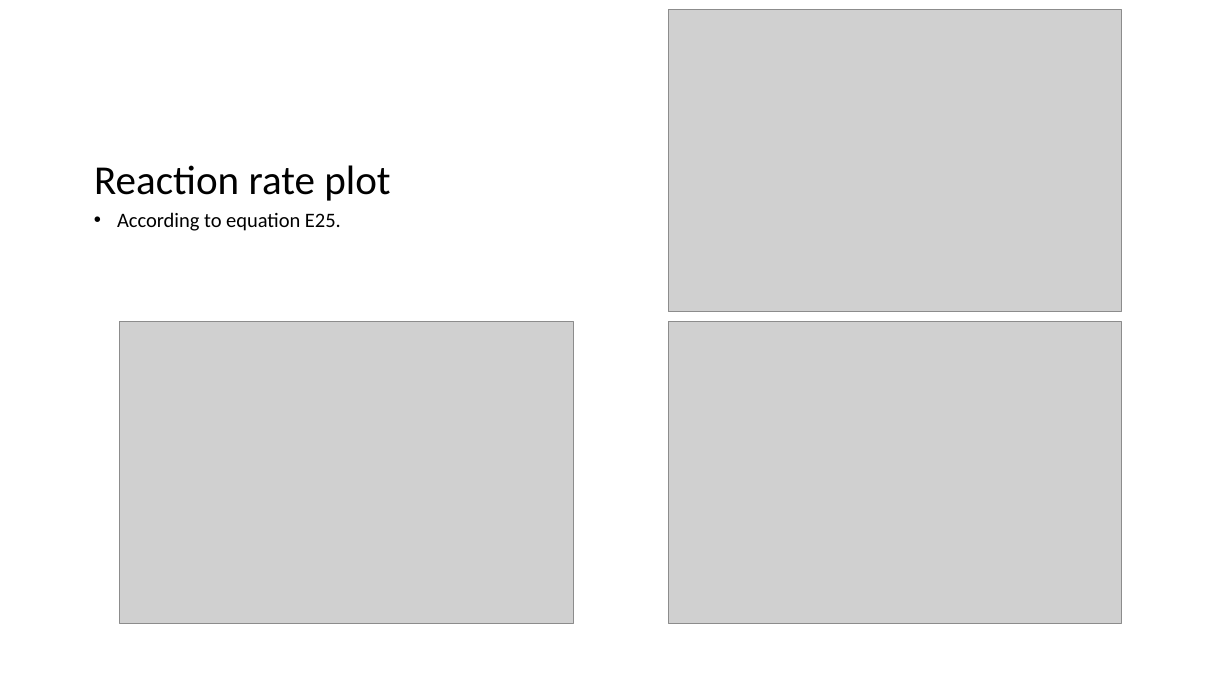
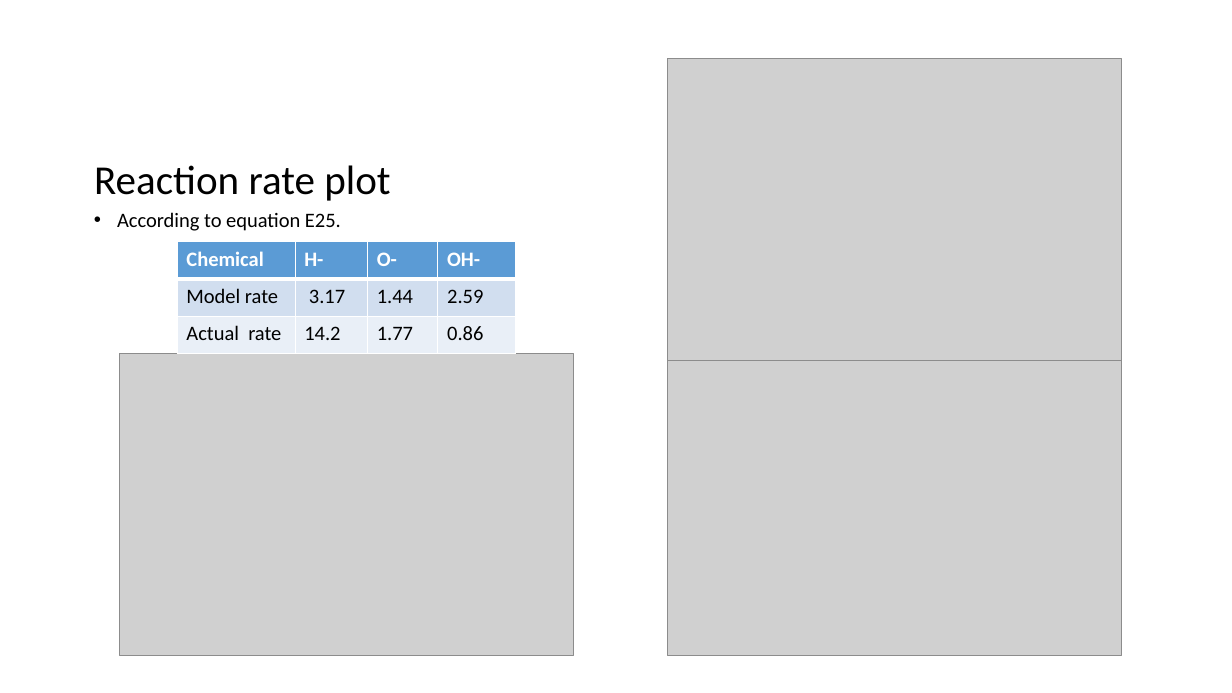
Before and after one commit to CubeOvO/Saturn, a slide deck: slide 13 of week3/Photodetachment Rate at Saturn - Draft.pptx. Drawn at 1232x693 pixels with LibreOffice and Linux fonts; fonts in the diff are those of the drawing; grey boxes stand for pictures. Boxes give left, top, right and bottom in pixels: in the first picture for what was removed or moved away, otherwise in the second. Text is boxed around its words. In the diff, an @@ line names an element or a change of style, - is before the commit and + after.

Commit message:
updated ppt

```diff
--- a/week3/Photodetachment Rate at Saturn - Draft.pptx
+++ b/week3/Photodetachment Rate at Saturn - Draft.pptx
@@ picture moved from (x1=668, y1=10, x2=1121, y2=312) to (x1=668, y1=58, x2=1121, y2=360) @@
@@ table added at (x1=177, y1=242, x2=516, y2=354), 3 rows, 4 columns @@
+Chemical | H- | O- | OH-
+Model rate | 3.17 | 1.44 | 2.59
+Actual rate | 14.2 | 1.77 | 0.86
@@ picture moved from (x1=120, y1=322, x2=573, y2=624) to (x1=120, y1=353, x2=573, y2=655) @@
@@ picture moved from (x1=668, y1=322, x2=1121, y2=624) to (x1=668, y1=353, x2=1121, y2=655) @@
```
